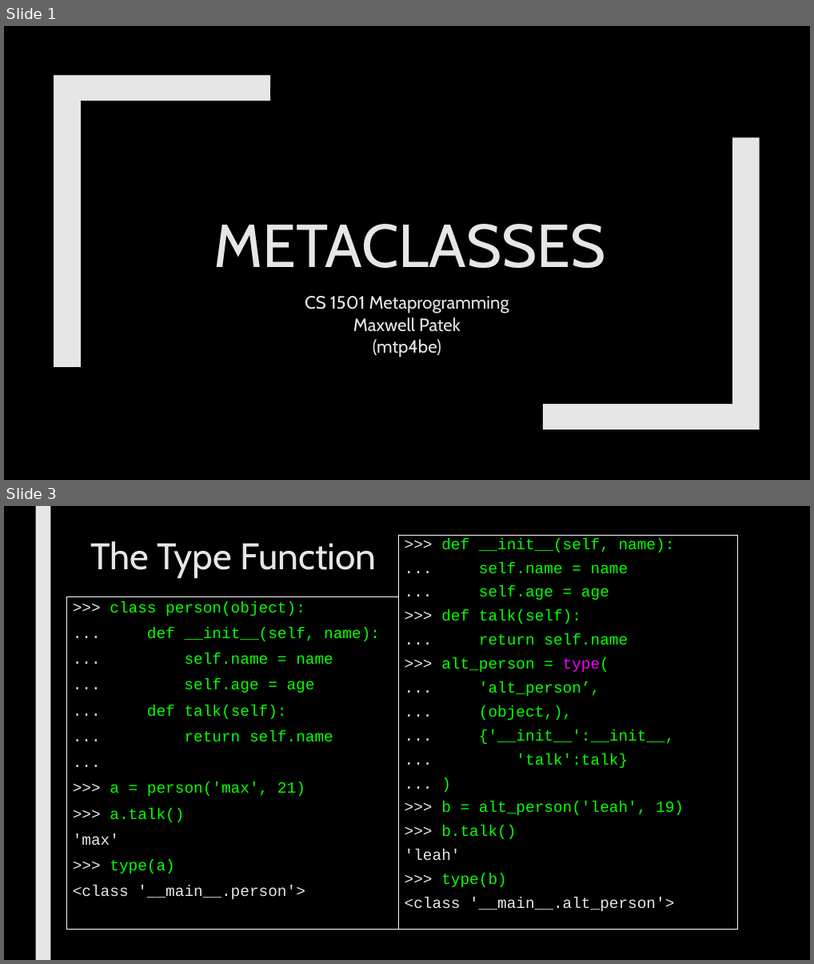
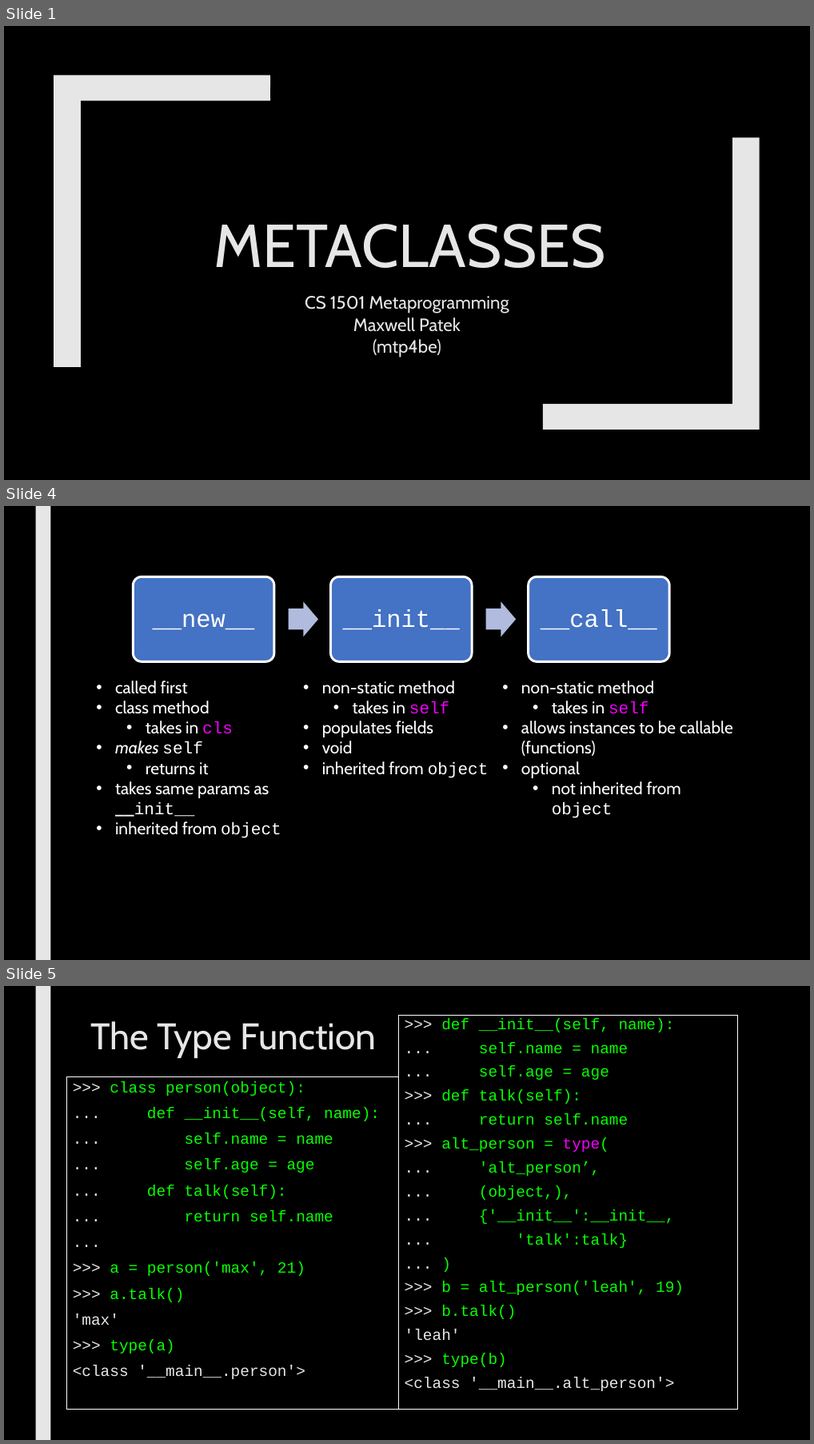
Before and after one commit to max7patek/metaprogramming, a slide deck: slides/05-Metaclasses.pptx. Shown one above the other, each under a label of ours: slides 1 and 3 before the commit, slides 1, 4 and 5 after it; the slides between them are not shown. The pictures are 814x964 and 814x1444 pixels, drawn with LibreOffice and Linux fonts; fonts in the diff are those of the drawing. Boxes give left, top, right and bottom in pixels: in the first picture for what was removed or moved away, otherwise in the second. Text is boxed around its words. In the diff, an @@ line names an element or a change of style, - is before the commit and + after.

```diff
--- a/slides/05-Metaclasses.pptx
+++ b/slides/05-Metaclasses.pptx
@@ slide 4 added at [4,506,810,960], background #000000; not listed: 1 template element that a slide beside it also shows @@
@@ group added at [133,576,670,661]: 3 rounded rectangles, 3 texts, 2 right arrows @@
+__new__
+__init__
+__call__
@@ text added at [115,680,282,838], 20 pt, text #FFFFFF @@
+• called first
+• class method
+  • takes in cls
+• makes self
+  • returns it
+• takes same params as __init__
+• inherited from object
@@ text added at [322,680,489,778], 20 pt, text #FFFFFF @@
+• non-static method
+  • takes in self
+• populates fields
+• void
+• inherited from object
@@ text added at [522,680,734,795], 20 pt, text #FFFFFF @@
+• non-static method
+  • takes in self
+• allows instances to be callable (functions)
+• optional
+  • not inherited from object
@@ what was slide 3 is now slide 5 @@
```
Also in this commit, not shown: 7 slides changed, 1 other slide added.
